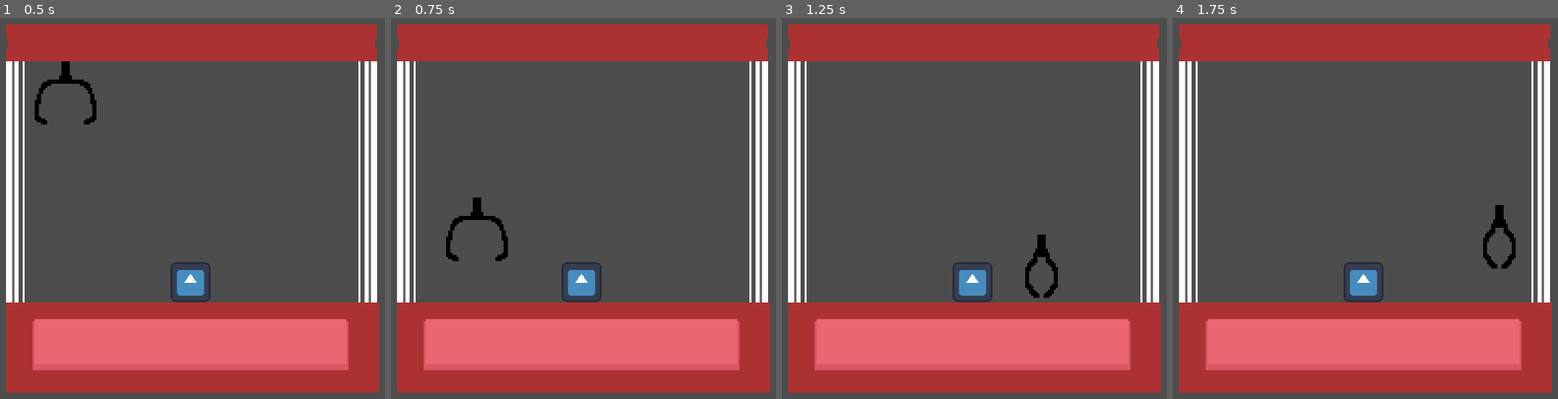
Above: before the commit, frames 1-4 (left to right).
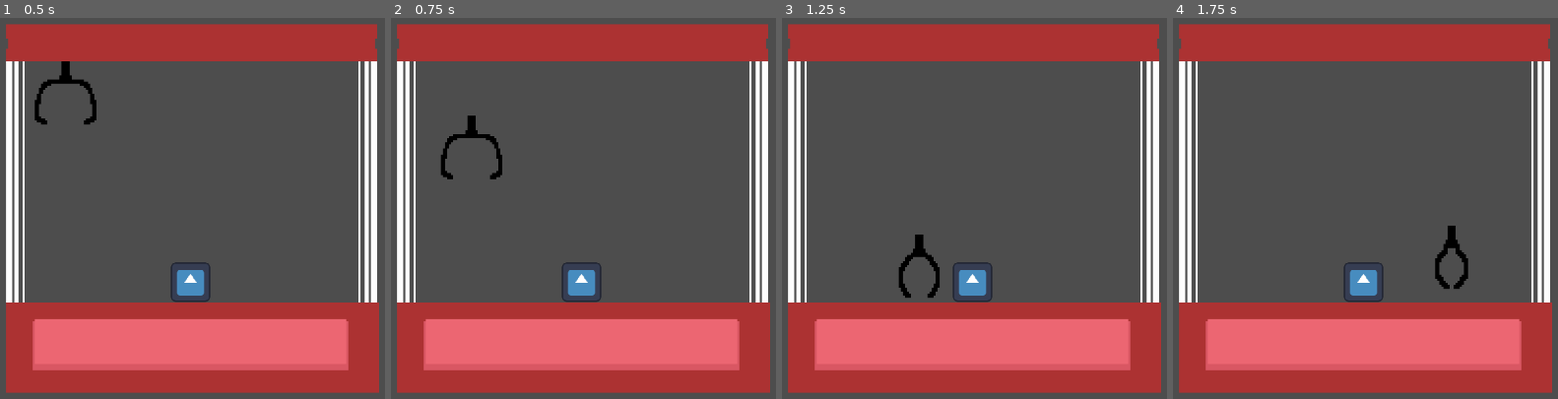
Above: after the commit, the same moments.

Repository: Jossulus/gamedevjs-jam
Game: Godot game, scene res://Scenes/game.tscn
The game is run twice, just before and just after one commit, with the same random seed, the same clock (stepped at 60 frames per second) and the same inputs. The engine's default icon, where the game draws it, is replaced by a stand-in: a white triangle on a blue panel in a dark square.
Inputs (mouse positions are in pixels of both pictures, inside the frame that each line leads up to):
- Up to frame 1 (0.5 s): no input
- Up to frame 2 (0.75 s): tap Enter at 0.5 s; move the mouse to (752, 185) at 0.52 s; hold D (claw_right) from 0.53 s (still down); click (752, 185) at 0.6 s
- Up to frame 3 (1.25 s): keep holding D (claw_right); tap W (claw_up) at 0.77 s
- Up to frame 4 (1.75 s): keep holding D (claw_right); move the mouse to (1207, 231) at 1.27 s; click (1207, 231) at 1.35 s; tap W (claw_up) at 1.52 s

Frame 1 is identical in both runs. In frame 2, 1.1% of the frame differs, in the area x 12-31%, y 25-64%; in frame 3, 1.0%; in frame 4, 1.0%.

Commit message:
speed changes

Diff:
--- a/gamedev.js-entry/Objects/Claw/claw.gd
+++ b/gamedev.js-entry/Objects/Claw/claw.gd
@@ -24,11 +24,11 @@
 var input : INPUT = INPUT.IDLE
 
 
-@export var speed : int = 200
+@export var speed : int = 150
 
-@export var down_speed : int = 500
+@export var down_speed : int = 200
 
-@export var up_speed : int = 300
+@export var up_speed : int = 80
 
 
 func _ready() -> void:
